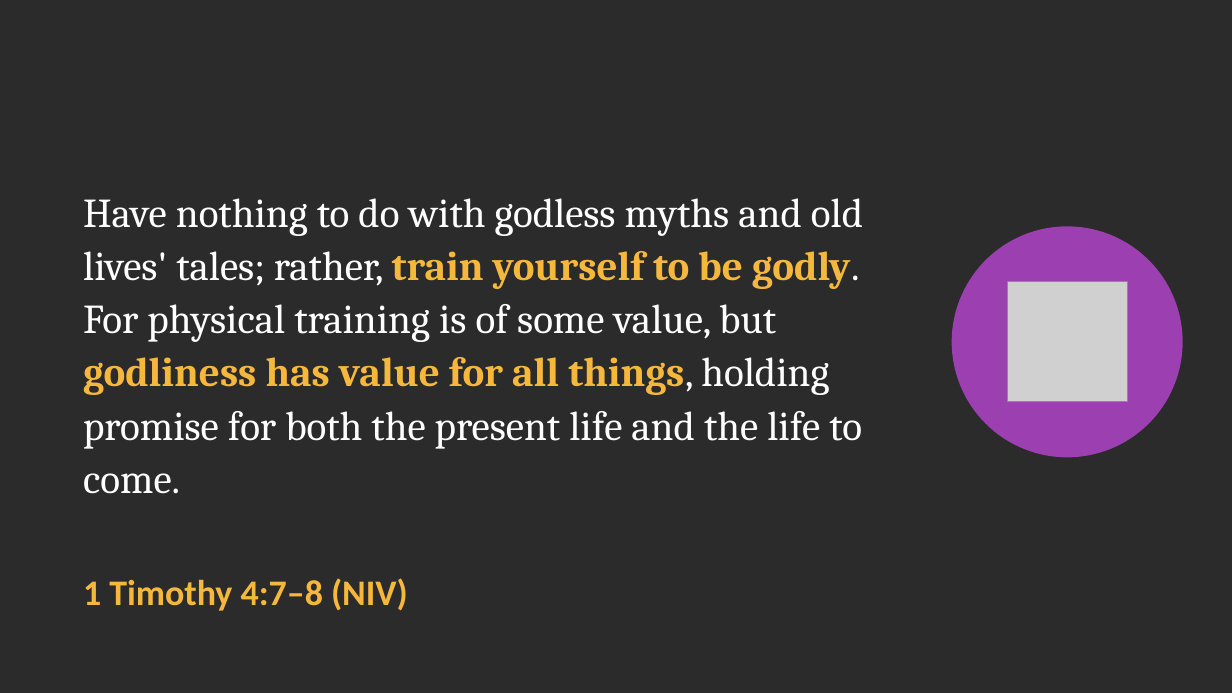
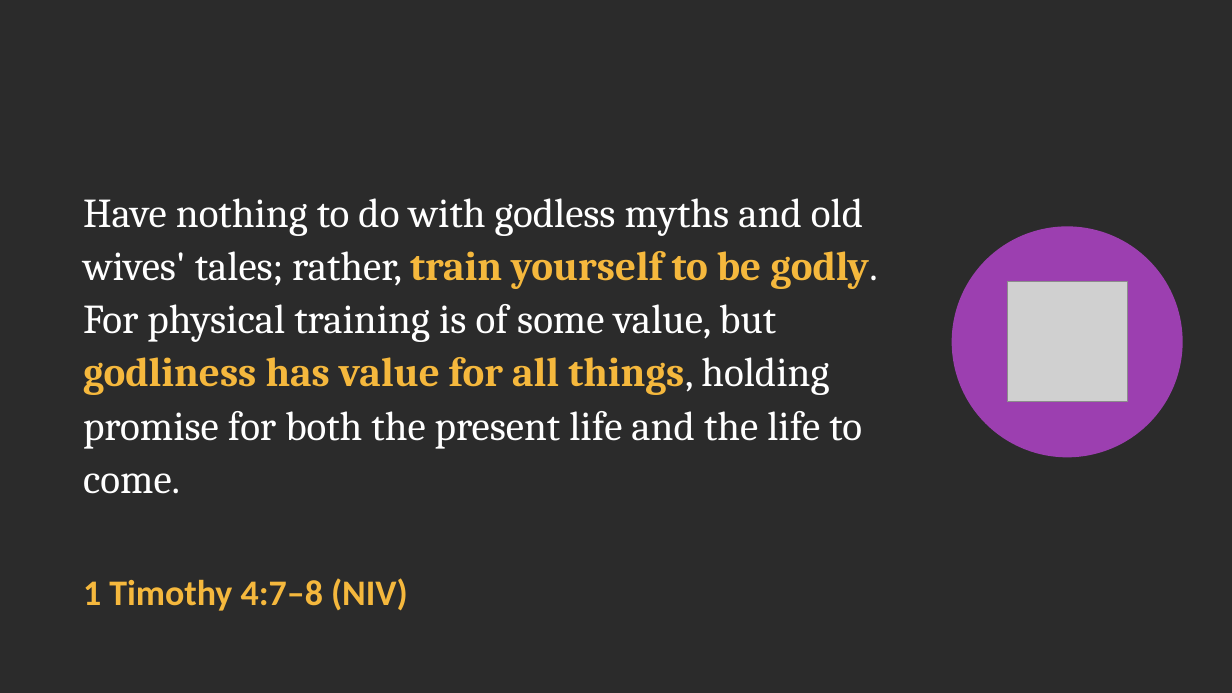
Before and after one commit to FactoJanrenzo/demohub, a slide deck: slide 11 of presentation/Sower-of-Best.pptx. Drawn at 1232x693 pixels with LibreOffice and Linux fonts; fonts in the diff are those of the drawing; grey boxes stand for pictures; background and template pictures are left out; a plain dark background stands for a picture behind light text. Boxes give left, top, right and bottom in pixels: in the first picture for what was removed or moved away, otherwise in the second. Text is boxed around its words. In the diff, an @@ line names an element or a change of style, - is before the commit and + after.

```diff
--- a/presentation/Sower-of-Best.pptx
+++ b/presentation/Sower-of-Best.pptx
@@ text at (x1=83, y1=198, x2=878, y2=494): text changed @@
-Have nothing to do with godless myths and old lives' tales; rather, train yourself to be godly. For physical training is of some value, but godliness has value for all things, holding promise for both the present life and the life to come.
+Have nothing to do with godless myths and old wives' tales; rather, train yourself to be godly. For physical training is of some value, but godliness has value for all things, holding promise for both the present life and the life to come.
```
Also in this commit, not shown: 2 other files.
